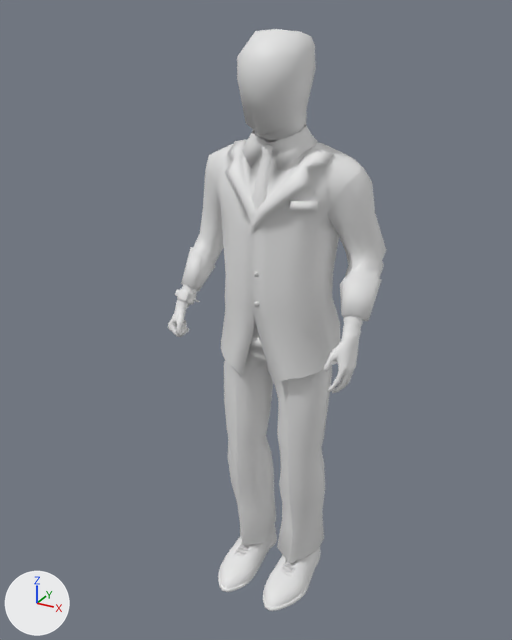
Renders of the FBX model BA_AbschlussProjekt/Assets/RawAssets/Player/new/player@openWardrobeWithCrowbar.fbx from each side of a commit.
One viewpoint serves both versions: a 50 mm lens placed at (0.899, -1.753, 1.818), pointed at (-0.084, 0.034, 0.925). Every picture has the same lights, and +X, +Y and +Z are marked at lower left. Materials are left out; every surface is plain grey.

Before the edit, the objects in view are built like this:
```python
me_cube_007 = bpy.data.meshes.new('Cube.007')
me_cube_007.from_pydata(...)  # 5059 vertices, 4964 faces; spans x -0.41..0.31, y -0.38..0.37, z 0.0..1.77
me_cube_007.materials.append(mat_mat_base)
ob_mesh_player = bpy.data.objects.new('mesh_player', me_cube_007)
ob_mesh_player.location = (0.0, 0.0, 0.0)
ob_mesh_player.rotation_euler = (0.000345, -0.00058, -0.000149)  # degrees (0, 0, -0)
```
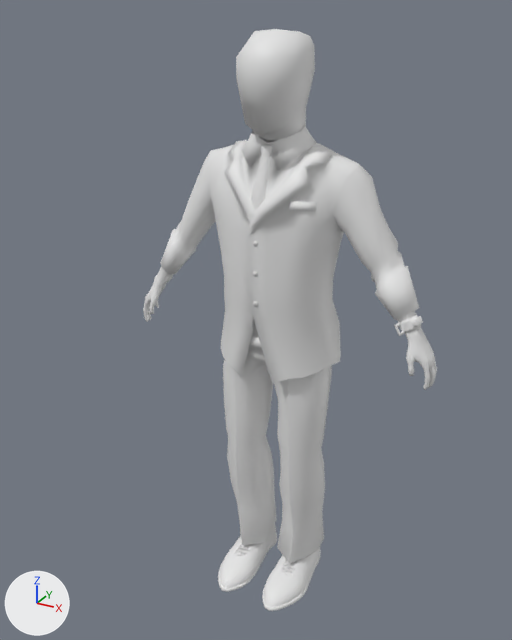
Boxes (x1, y1, x2, y2) around the edits, measured in the pictures (512 x 640 px; the box of a moved part takes in the faces that stretch with it):
'mesh_player', reshaped, turned
    before: (168, 29, 386, 611)
    after: (143, 29, 437, 611)
part 1 of me_cube_007, moved or reshaped
    before: (323, 315, 363, 393)
    after: (397, 312, 437, 390)
part 2 of me_cube_007, added
    after: (143, 266, 174, 322)
part 3 of me_cube_007, moved or reshaped
    before: (175, 288, 197, 305)
    after: (394, 314, 423, 336)
part 4 of me_cube_007, deleted
    before: (168, 284, 197, 337)
part 5 of me_cube_007, moved or reshaped
    before: (181, 139, 386, 321)
    after: (160, 140, 419, 320)

The change, as a diff of the scene's bpy script:
```diff
--- a/BA_AbschlussProjekt/Assets/RawAssets/Player/new/player@openWardrobeWithCrowbar.fbx.py
+++ b/BA_AbschlussProjekt/Assets/RawAssets/Player/new/player@openWardrobeWithCrowbar.fbx.py
@@ me_cube_007 @@
 # used by ob_mesh_player; location = (0.0, 0.0, 0.0); rotation_euler = (0.000345, -0.00058, -0.000149), in degrees (0, 0, -0)
-me_cube_007.from_pydata(...)  # 5059 vertices, 4964 faces; spans x -0.41..0.31, y -0.38..0.37, z 0.0..1.77
+me_cube_007.from_pydata(...)  # 5056 vertices, 4876 faces; spans x -0.61..0.5, y -0.37..0.43, z 0.0..1.77
+# me_cube_007 part 1: the loose piece of 974 vertices spanning x 0.22..0.29, y -0.14..0.02, z 0.83..1.07 is multiplied about its middle by the matrix ((0.877, -0.325, -0.353), (0.176, 0.902, -0.394), (0.446, 0.284, 0.849)), then moved by (0.17, 0.08, 0.02)
+# me_cube_007 part 2: the loose piece of 974 vertices spanning x 0.22..0.29, y -0.14..0.02, z 0.83..1.07 is copied, and the copy is multiplied about its middle by the matrix ((-0.872, 0.312, 0.361), (0.204, 0.881, -0.387), (0.435, 0.284, 0.853)), then moved by (-0.69, 0.08, 0.02); it spans x -0.5..-0.36, y -0.04..0.05, z 0.85..1.09
+# me_cube_007 part 3: the loose piece of 482 vertices spanning x -0.32..-0.25, y -0.1..-0.02, z 0.97..1.03 is multiplied about its middle by the matrix ((-0.94, -0.195, -0.281), (-0.055, 0.897, -0.44), (-0.337, 0.398, 0.853)), then moved by (0.7, 0.07, 0.03)
+# me_cube_007 part 4: the loose piece of 974 vertices spanning x -0.33..-0.24, y -0.14..0.01, z 0.87..1.07 is deleted
+# me_cube_007 part 5: 212 vertices moved from x -0.32..0.3, y -0.12..0.16, z 1.0..1.47 to x -0.43..0.37, y -0.13..0.15, z 1.03..1.47; 109 vertices removed from x -0.41..0.31, y -0.38..0.37, z 0.85..1.48; 106 vertices added at x -0.61..0.48, y -0.37..0.43, z 0.71..1.48
@@ ob_mesh_player @@
 ob_mesh_player.location = (0.0, 0.0, 0.0)
-ob_mesh_player.rotation_euler = (0.000345, -0.00058, -0.000149)  # degrees (0, 0, -0)
+ob_mesh_player.rotation_euler = (0.00075, -0.00168, -0.00928)  # degrees (0, -0.1, -0.5)
```
